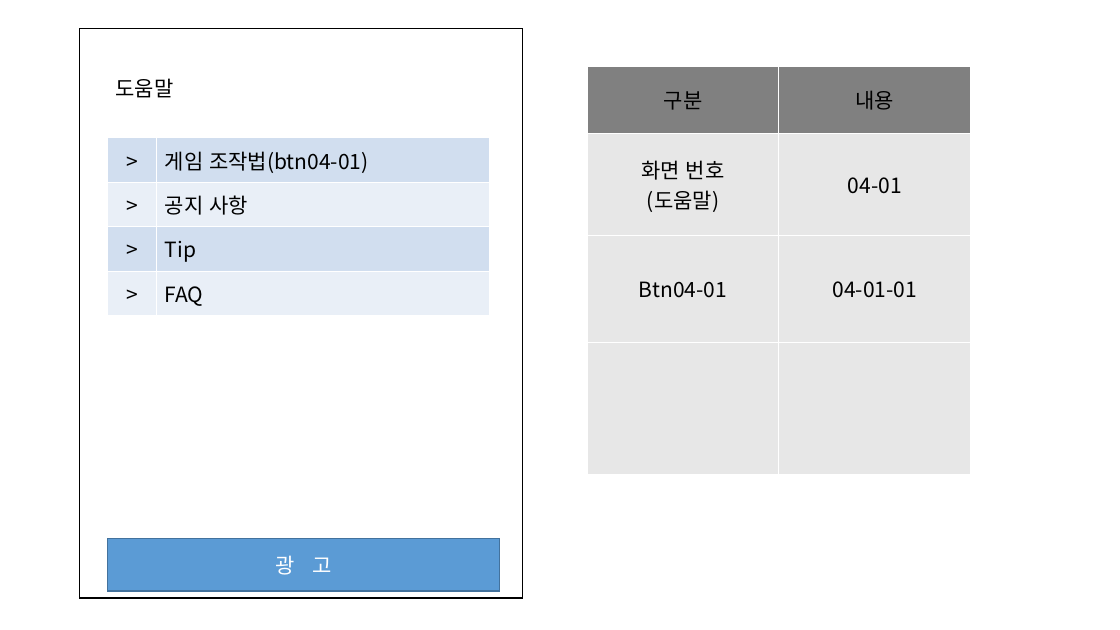
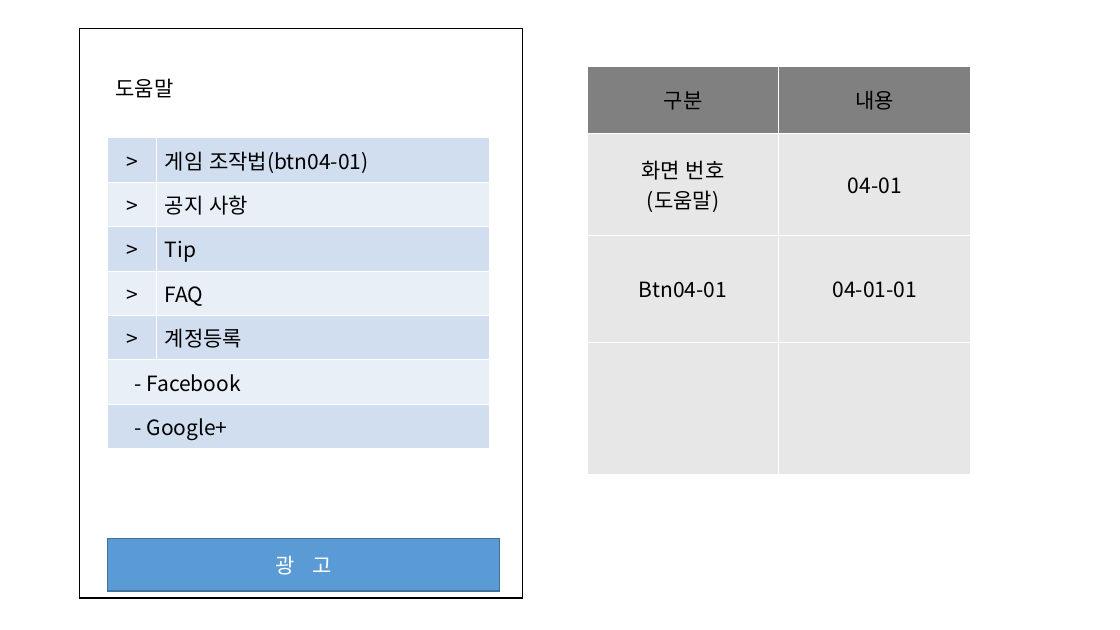
Before and after one commit to Maze-of-memories/origin, a slide deck: slide 4 of 화면정의서.pptx. Drawn at 1120x630 pixels with LibreOffice and Linux fonts; fonts in the diff are those of the drawing. Boxes give left, top, right and bottom in pixels: in the first picture for what was removed or moved away, otherwise in the second. Text is boxed around its words. In the diff, an @@ line names an element or a change of style, - is before the commit and + after.

```diff
--- a/화면정의서.pptx
+++ b/화면정의서.pptx
@@ table at [108, 138, 490, 449] @@
+row 5: > | 계정등록
+row 6: - Facebook | 
+row 7: - Google+ | 
```
Also in this commit, not shown: 4 other slides changed, 6 slides added, 2 slides removed, 1 other file.
